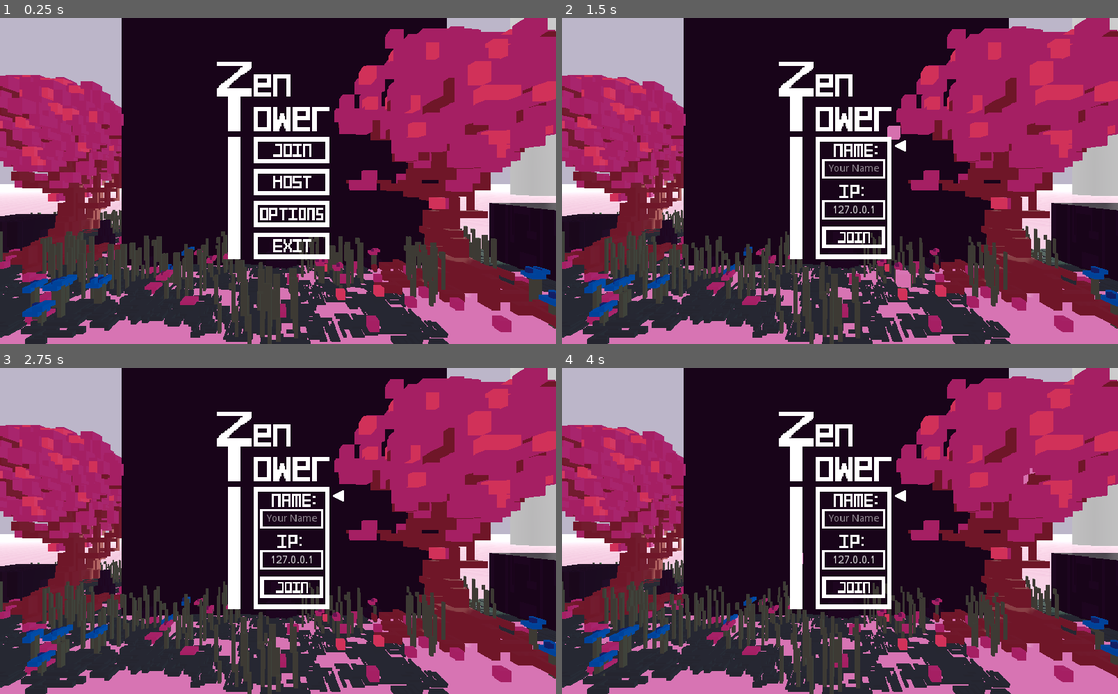
Above: before the commit, frames 1-4 (two rows, left to right).
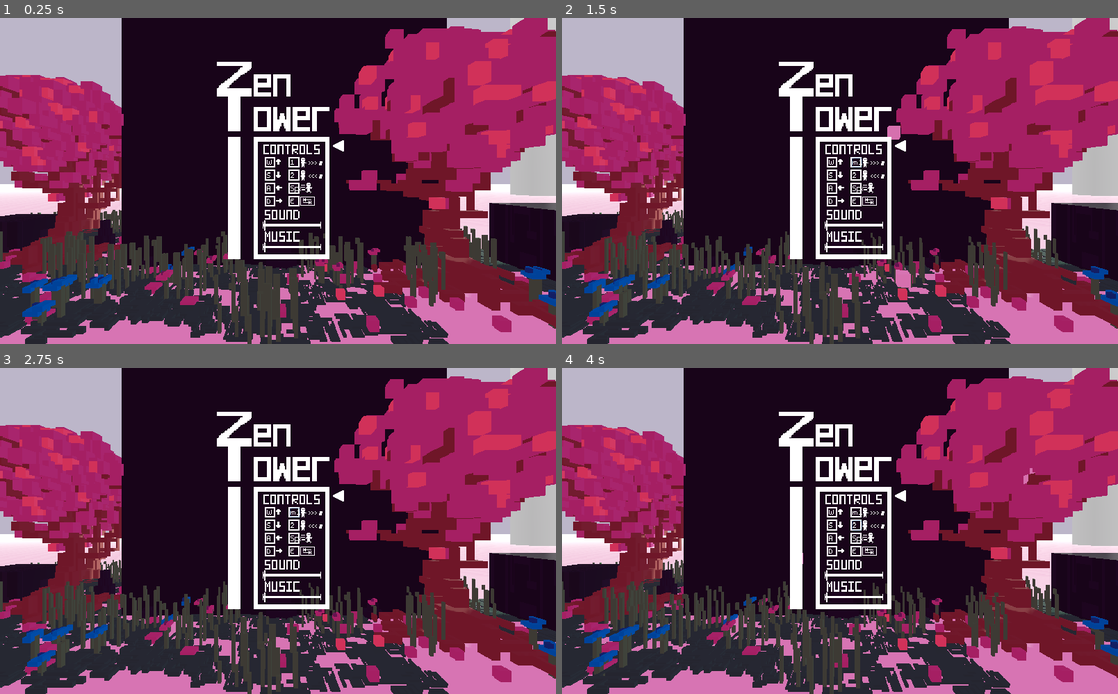
Above: after the commit, the same moments.

Repository: albielee/NSE_Challenge_Game
Game: Godot game, scene res://Menu/lobby.tscn
The game is run twice, just before and just after one commit, with the same random seed, the same clock (stepped at 60 frames per second) and the same inputs.
Inputs (mouse positions are in pixels of both pictures, inside the frame that each line leads up to):
- Up to frame 1 (0.25 s): no input
- Up to frame 2 (1.5 s): click (856, 161) at 0.5 s, where only the run after the commit has a clickable "1"; tap Enter at 1.25 s; move the mouse to (962, 164) at 1.27 s; hold D (move_right) from 1.28 s (still down); hold Space (move_dash) from 1.28 s (still down); click (962, 164) at 1.42 s
- Up to frame 3 (2.75 s): move the mouse to (166, 547) at 2.02 s; release D (move_right) at 2.03 s; release Space (move_dash) at 2.03 s; hold S (move_down) from 2.03 s (still down); right-click (166, 547) at 2.1 s
- Up to frame 4 (4 s): move the mouse to (895, 459) at 2.77 s; release S (move_down) at 2.78 s; press the mouse at (895, 459) at 2.78 s; hold D (move_right) 2.78-3.53 s; move the mouse to (812, 596) at 3.52 s; release the mouse at (812, 596) at 3.53 s; hold W (move_up) from 3.53 s (still down); tap Tab (scoreboard) at 3.6 s; click (812, 596) at 3.67 s

The runs differ from the first frame. In frame 1, 1.9% of the frame differs, in the area x 45-62%, y 37-72%; in frame 2, 1.5%; in frame 3, 1.5%; in frame 4, 1.5%.

Commit message:
Font update

Diff:
--- a/NSE_Challenge_Game/Controllers/RoundController.tscn
+++ b/NSE_Challenge_Game/Controllers/RoundController.tscn
@@ -11,6 +11,7 @@
 [ext_resource path="res://Assets/World/winmessage.png" type="Texture" id=9]
 [ext_resource path="res://Assets/World/losemessage.png" type="Texture" id=10]
 [ext_resource path="res://Assets/Menu/scoreboardPlayerRect.png" type="Texture" id=11]
+[ext_resource path="res://Menu/font.tres" type="DynamicFont" id=12]
 
 [sub_resource type="AtlasTexture" id=1]
 atlas = ExtResource( 2 )
@@ -314,35 +315,35 @@
 
 [sub_resource type="AtlasTexture" id=72]
 atlas = ExtResource( 7 )
+region = Rect2( 45, 0, 9, 12 )
+
+[sub_resource type="AtlasTexture" id=73]
+atlas = ExtResource( 7 )
+region = Rect2( 54, 0, 9, 12 )
+
+[sub_resource type="AtlasTexture" id=74]
+atlas = ExtResource( 7 )
+region = Rect2( 36, 0, 9, 12 )
+
+[sub_resource type="AtlasTexture" id=75]
+atlas = ExtResource( 7 )
+region = Rect2( 18, 0, 9, 12 )
+
+[sub_resource type="AtlasTexture" id=76]
+atlas = ExtResource( 7 )
+region = Rect2( 0, 0, 9, 12 )
+
+[sub_resource type="AtlasTexture" id=77]
+atlas = ExtResource( 7 )
+region = Rect2( 27, 0, 9, 12 )
+
+[sub_resource type="AtlasTexture" id=78]
+atlas = ExtResource( 7 )
+region = Rect2( 63, 0, 9, 12 )
+
+[sub_resource type="AtlasTexture" id=79]
+atlas = ExtResource( 7 )
 region = Rect2( 9, 0, 9, 12 )
-
-[sub_resource type="AtlasTexture" id=73]
-atlas = ExtResource( 7 )
-region = Rect2( 54, 0, 9, 12 )
-
-[sub_resource type="AtlasTexture" id=74]
-atlas = ExtResource( 7 )
-region = Rect2( 36, 0, 9, 12 )
-
-[sub_resource type="AtlasTexture" id=75]
-atlas = ExtResource( 7 )
-region = Rect2( 18, 0, 9, 12 )
-
-[sub_resource type="AtlasTexture" id=76]
-atlas = ExtResource( 7 )
-region = Rect2( 45, 0, 9, 12 )
-
-[sub_resource type="AtlasTexture" id=77]
-atlas = ExtResource( 7 )
-region = Rect2( 0, 0, 9, 12 )
-
-[sub_resource type="AtlasTexture" id=78]
-atlas = ExtResource( 7 )
-region = Rect2( 27, 0, 9, 12 )
-
-[sub_resource type="AtlasTexture" id=79]
-atlas = ExtResource( 7 )
-region = Rect2( 63, 0, 9, 12 )
 
 [sub_resource type="SpriteFrames" id=80]
 animations = [ {
@@ -353,42 +354,42 @@
 }, {
 "frames": [ SubResource( 72 ) ],
 "loop": true,
+"name": "6",
+"speed": 5.0
+}, {
+"frames": [ SubResource( 73 ) ],
+"loop": true,
+"name": "7",
+"speed": 5.0
+}, {
+"frames": [ SubResource( 74 ) ],
+"loop": true,
+"name": "5",
+"speed": 5.0
+}, {
+"frames": [ SubResource( 75 ) ],
+"loop": true,
+"name": "3",
+"speed": 5.0
+}, {
+"frames": [ SubResource( 76 ) ],
+"loop": true,
+"name": "1",
+"speed": 5.0
+}, {
+"frames": [ SubResource( 77 ) ],
+"loop": true,
+"name": "4",
+"speed": 5.0
+}, {
+"frames": [ SubResource( 78 ) ],
+"loop": true,
+"name": "8",
+"speed": 5.0
+}, {
+"frames": [ SubResource( 79 ) ],
+"loop": true,
 "name": "2",
-"speed": 5.0
-}, {
-"frames": [ SubResource( 73 ) ],
-"loop": true,
-"name": "7",
-"speed": 5.0
-}, {
-"frames": [ SubResource( 74 ) ],
-"loop": true,
-"name": "5",
-"speed": 5.0
-}, {
-"frames": [ SubResource( 75 ) ],
-"loop": true,
-"name": "3",
-"speed": 5.0
-}, {
-"frames": [ SubResource( 76 ) ],
-"loop": true,
-"name": "6",
-"speed": 5.0
-}, {
-"frames": [ SubResource( 77 ) ],
-"loop": true,
-"name": "1",
-"speed": 5.0
-}, {
-"frames": [ SubResource( 78 ) ],
-"loop": true,
-"name": "4",
-"speed": 5.0
-}, {
-"frames": [ SubResource( 79 ) ],
-"loop": true,
-"name": "8",
 "speed": 5.0
 } ]
 
@@ -429,6 +430,7 @@
 }
 
 [node name="PlayerScores" type="VBoxContainer" parent="Scoreboard"]
+visible = false
 margin_left = 141.0
 margin_top = 65.0
 margin_right = 229.0
@@ -457,32 +459,38 @@
 margin_bottom = 68.0
 
 [node name="PlayerNames" type="VBoxContainer" parent="Scoreboard"]
-margin_left = 9.0
-margin_top = 24.0
-margin_right = 145.0
-margin_bottom = 195.0
+margin_left = 12.0
+margin_top = 22.5
+margin_right = 148.0
+margin_bottom = 193.5
+rect_scale = Vector2( 0.7, 1 )
 __meta__ = {
 "_edit_use_anchors_": false
 }
 
 [node name="Player1" type="Label" parent="Scoreboard/PlayerNames"]
 margin_right = 136.0
-margin_bottom = 14.0
+margin_bottom = 13.0
+custom_fonts/font = ExtResource( 12 )
+text = "testt"
 
 [node name="Player2" type="Label" parent="Scoreboard/PlayerNames"]
-margin_top = 18.0
+margin_top = 17.0
 margin_right = 136.0
-margin_bottom = 32.0
+margin_bottom = 30.0
+custom_fonts/font = ExtResource( 12 )
 
 [node name="Player3" type="Label" parent="Scoreboard/PlayerNames"]
-margin_top = 36.0
+margin_top = 34.0
 margin_right = 136.0
-margin_bottom = 50.0
+margin_bottom = 47.0
+custom_fonts/font = ExtResource( 12 )
 
 [node name="Player4" type="Label" parent="Scoreboard/PlayerNames"]
-margin_top = 54.0
+margin_top = 51.0
 margin_right = 136.0
-margin_bottom = 68.0
+margin_bottom = 64.0
+custom_fonts/font = ExtResource( 12 )
 
 [node name="ResetButton" type="Button" parent="Scoreboard"]
 visible = false
--- /dev/null
+++ b/NSE_Challenge_Game/Menu/font.tres
@@ -0,0 +1,6 @@
+[gd_resource type="DynamicFont" load_steps=2 format=2]
+
+[ext_resource path="res://m5x7.ttf" type="DynamicFontData" id=1]
+
+[resource]
+font_data = ExtResource( 1 )
--- a/NSE_Challenge_Game/Menu/lobby.tscn
+++ b/NSE_Challenge_Game/Menu/lobby.tscn
@@ -44,6 +44,7 @@
 [ext_resource path="res://Sounds/menuPressed.wav" type="AudioStream" id=42]
 [ext_resource path="res://Sounds/menuPressedBack.wav" type="AudioStream" id=43]
 [ext_resource path="res://Sounds/startPressed.wav" type="AudioStream" id=44]
+[ext_resource path="res://Menu/font.tres" type="DynamicFont" id=45]
 
 [sub_resource type="AtlasTexture" id=1]
 atlas = ExtResource( 19 )
@@ -51,11 +52,11 @@
 
 [sub_resource type="AtlasTexture" id=2]
 atlas = ExtResource( 19 )
-region = Rect2( 0, 0, 16, 16 )
+region = Rect2( 32, 0, 16, 16 )
 
 [sub_resource type="AtlasTexture" id=3]
 atlas = ExtResource( 19 )
-region = Rect2( 32, 0, 16, 16 )
+region = Rect2( 0, 0, 16, 16 )
 
 [sub_resource type="SpriteFrames" id=4]
 animations = [ {
@@ -66,12 +67,12 @@
 }, {
 "frames": [ SubResource( 2 ) ],
 "loop": true,
-"name": "unfocused",
+"name": "focused",
 "speed": 5.0
 }, {
 "frames": [ SubResource( 3 ) ],
 "loop": true,
-"name": "focused",
+"name": "unfocused",
 "speed": 5.0
 } ]
 
@@ -113,11 +114,11 @@
 
 [sub_resource type="AtlasTexture" id=17]
 atlas = ExtResource( 27 )
-region = Rect2( 0, 0, 84, 26 )
+region = Rect2( 588, 0, 84, 26 )
 
 [sub_resource type="AtlasTexture" id=18]
 atlas = ExtResource( 27 )
-region = Rect2( 588, 0, 84, 26 )
+region = Rect2( 0, 0, 84, 26 )
 
 [sub_resource type="SpriteFrames" id=19]
 animations = [ {
@@ -128,12 +129,12 @@
 }, {
 "frames": [ SubResource( 17 ) ],
 "loop": true,
-"name": "unfocused",
+"name": "focused",
 "speed": 5.0
 }, {
 "frames": [ SubResource( 18 ) ],
 "loop": true,
-"name": "focused",
+"name": "unfocused",
 "speed": 5.0
 } ]
 
@@ -172,11 +173,11 @@
 region = Rect2( 0, 0, 105, 36 )
 
 [sub_resource type="AtlasTexture" id=31]
+atlas = ExtResource( 8 )
+region = Rect2( 0, 0, 105, 36 )
+
+[sub_resource type="AtlasTexture" id=32]
 atlas = ExtResource( 7 )
-region = Rect2( 0, 0, 105, 36 )
-
-[sub_resource type="AtlasTexture" id=32]
-atlas = ExtResource( 8 )
 region = Rect2( 0, 0, 105, 36 )
 
 [sub_resource type="SpriteFrames" id=33]
@@ -188,12 +189,12 @@
 }, {
 "frames": [ SubResource( 31 ) ],
 "loop": true,
-"name": "unfocused",
+"name": "focused",
 "speed": 30.0
 }, {
 "frames": [ SubResource( 32 ) ],
 "loop": true,
-"name": "focused",
+"name": "unfocused",
 "speed": 30.0
 } ]
 
@@ -222,11 +223,11 @@
 region = Rect2( 0, 0, 105, 36 )
 
 [sub_resource type="AtlasTexture" id=40]
+atlas = ExtResource( 8 )
+region = Rect2( 0, 0, 105, 36 )
+
+[sub_resource type="AtlasTexture" id=41]
 atlas = ExtResource( 7 )
-region = Rect2( 0, 0, 105, 36 )
-
-[sub_resource type="AtlasTexture" id=41]
-atlas = ExtResource( 8 )
 region = Rect2( 0, 0, 105, 36 )
 
 [sub_resource type="SpriteFrames" id=42]
@@ -238,12 +239,12 @@
 }, {
 "frames": [ SubResource( 40 ) ],
 "loop": true,
-"name": "unfocused",
+"name": "focused",
 "speed": 5.0
 }, {
 "frames": [ SubResource( 41 ) ],
 "loop": true,
-"name": "focused",
+"name": "unfocused",
 "speed": 5.0
 } ]
 
@@ -273,11 +274,11 @@
 
 [sub_resource type="AtlasTexture" id=49]
 atlas = ExtResource( 9 )
-region = Rect2( 0, 0, 105, 36 )
+region = Rect2( 735, 0, 105, 36 )
 
 [sub_resource type="AtlasTexture" id=50]
 atlas = ExtResource( 9 )
-region = Rect2( 735, 0, 105, 36 )
+region = Rect2( 0, 0, 105, 36 )
 
 [sub_resource type="SpriteFrames" id=51]
 animations = [ {
@@ -288,13 +289,13 @@
 }, {
 "frames": [ SubResource( 49 ) ],
 "loop": true,
+"name": "focused",
+"speed": 5.0
+}, {
+"frames": [ SubResource( 50 ) ],
+"loop": true,
 "name": "unfocused",
 "speed": 30.0
-}, {
-"frames": [ SubResource( 50 ) ],
-"loop": true,
-"name": "focused",
-"speed": 5.0
 } ]
 
 [sub_resource type="AtlasTexture" id=52]
@@ -323,11 +324,11 @@
 
 [sub_resource type="AtlasTexture" id=58]
 atlas = ExtResource( 10 )
-region = Rect2( 0, 0, 105, 36 )
+region = Rect2( 735, 0, 105, 36 )
 
 [sub_resource type="AtlasTexture" id=59]
 atlas = ExtResource( 10 )
-region = Rect2( 735, 0, 105, 36 )
+region = Rect2( 0, 0, 105, 36 )
 
 [sub_resource type="SpriteFrames" id=60]
 animations = [ {
@@ -338,12 +339,12 @@
 }, {
 "frames": [ SubResource( 58 ) ],
 "loop": true,
-"name": "unfocused",
+"name": "focused",
 "speed": 5.0
 }, {
 "frames": [ SubResource( 59 ) ],
 "loop": true,
-"name": "focused",
+"name": "unfocused",
 "speed": 5.0
 } ]
 
@@ -373,11 +374,11 @@
 
 [sub_resource type="AtlasTexture" id=67]
 atlas = ExtResource( 12 )
-region = Rect2( 0, 0, 105, 36 )
+region = Rect2( 735, 0, 105, 36 )
 
 [sub_resource type="AtlasTexture" id=68]
 atlas = ExtResource( 12 )
-region = Rect2( 735, 0, 105, 36 )
+region = Rect2( 0, 0, 105, 36 )
 
 [sub_resource type="SpriteFrames" id=69]
 animations = [ {
@@ -388,12 +389,12 @@
 }, {
 "frames": [ SubResource( 67 ) ],
 "loop": true,
-"name": "unfocused",
+"name": "focused",
 "speed": 5.0
 }, {
 "frames": [ SubResource( 68 ) ],
 "loop": true,
-"name": "focused",
+"name": "unfocused",
 "speed": 5.0
 } ]
 
@@ -685,6 +686,7 @@
 custom_styles/cursor_unfocused = SubResource( 8 )
 custom_styles/selected = SubResource( 9 )
 custom_styles/bg = SubResource( 10 )
+custom_fonts/font = ExtResource( 45 )
 __meta__ = {
 "_edit_use_anchors_": false
 }
@@ -727,15 +729,17 @@
 pitch_scale = 1.36
 bus = "Sounds"
 
-[node name="RoundTime" type="LineEdit" parent="Lobby/Players"]
-margin_left = 144.547
-margin_top = 144.963
-margin_right = 192.547
-margin_bottom = 158.963
+[node name="BestOf" type="LineEdit" parent="Lobby/Players"]
+margin_left = 138.782
+margin_top = 174.046
+margin_right = 198.782
+margin_bottom = 188.046
 size_flags_horizontal = 2
 size_flags_vertical = 2
 custom_styles/focus = SubResource( 20 )
 custom_styles/normal = SubResource( 20 )
+custom_fonts/font = ExtResource( 45 )
+text = "5"
 align = 1
 max_length = 2
 __meta__ = {
@@ -743,10 +747,10 @@
 }
 
 [node name="RoundNumber" type="LineEdit" parent="Lobby/Players"]
-margin_left = 143.839
-margin_top = 185.268
-margin_right = 191.839
-margin_bottom = 199.268
+margin_left = 221.782
+margin_top = 190.046
+margin_right = 269.782
+margin_bottom = 204.046
 size_flags_horizontal = 2
 size_flags_vertical = 2
 custom_styles/focus = SubResource( 20 )
@@ -813,6 +817,7 @@
 custom_styles/read_only = SubResource( 21 )
 custom_styles/focus = SubResource( 22 )
 custom_styles/normal = SubResource( 23 )
+custom_fonts/font = ExtResource( 45 )
 text = "127.0.0.1"
 align = 1
 max_length = 15
@@ -831,6 +836,7 @@
 size_flags_vertical = 2
 custom_styles/focus = SubResource( 20 )
 custom_styles/normal = SubResource( 24 )
+custom_fonts/font = ExtResource( 45 )
 align = 1
 max_length = 8
 placeholder_text = "Your Name"
@@ -929,6 +935,7 @@
 texture = ExtResource( 22 )
 
 [node name="Main" type="Panel" parent="Lobby/Menu"]
+visible = false
 margin_left = 472.0
 margin_top = 240.0
 margin_right = 472.0
@@ -981,6 +988,7 @@
 }
 
 [node name="Anim" type="AnimatedSprite" parent="Lobby/Menu/Main/HostButton"]
+position = Vector2( -0.218201, -0.454498 )
 frames = SubResource( 51 )
 animation = "unfocused"
 centered = false
@@ -1077,6 +1085,7 @@
 custom_styles/read_only = SubResource( 21 )
 custom_styles/focus = SubResource( 22 )
 custom_styles/normal = SubResource( 23 )
+custom_fonts/font = ExtResource( 45 )
 text = "127.0.0.1"
 align = 1
 max_length = 15
@@ -1123,6 +1132,7 @@
 size_flags_vertical = 2
 custom_styles/focus = SubResource( 20 )
 custom_styles/normal = SubResource( 24 )
+custom_fonts/font = ExtResource( 45 )
 align = 1
 max_length = 8
 placeholder_text = "Your Name"
@@ -1168,7 +1178,6 @@
 bus = "Sounds"
 
 [node name="Options" type="Panel" parent="Lobby/Menu"]
-visible = false
 margin_left = 384.0
 margin_top = 192.0
 margin_right = 384.0
@@ -1219,8 +1228,11 @@
 }
 
 [node name="Label" type="Label" parent="Lobby/Menu/Options/Button1"]
-margin_right = 40.0
-margin_bottom = 14.0
+margin_left = 1.99982
+margin_top = -1.0
+margin_right = 41.9998
+margin_bottom = 13.0
+custom_fonts/font = ExtResource( 45 )
 __meta__ = {
 "_edit_use_anchors_": false
 }
@@ -1237,8 +1249,11 @@
 }
 
 [node name="Label" type="Label" parent="Lobby/Menu/Options/Button2"]
-margin_right = 40.0
-margin_bottom = 14.0
+margin_left = 0.999817
+margin_top = -1.00049
+margin_right = 40.9998
+margin_bottom = 12.9995
+custom_fonts/font = ExtResource( 45 )
 __meta__ = {
 "_edit_use_anchors_": false
 }
@@ -1255,8 +1270,11 @@
 }
 
 [node name="Label" type="Label" parent="Lobby/Menu/Options/Button3"]
-margin_right = 40.0
-margin_bottom = 14.0
+margin_left = 0.999817
+margin_top = -1.00049
+margin_right = 40.9998
+margin_bottom = 12.9995
+custom_fonts/font = ExtResource( 45 )
 __meta__ = {
 "_edit_use_anchors_": false
 }
@@ -1273,8 +1291,11 @@
 }
 
 [node name="Label" type="Label" parent="Lobby/Menu/Options/Button4"]
-margin_right = 40.0
-margin_bottom = 14.0
+margin_left = 0.999817
+margin_top = -1.0005
+margin_right = 40.9998
+margin_bottom = 12.9995
+custom_fonts/font = ExtResource( 45 )
 __meta__ = {
 "_edit_use_anchors_": false
 }
@@ -1291,8 +1312,11 @@
 }
 
 [node name="Label" type="Label" parent="Lobby/Menu/Options/Button5"]
-margin_right = 40.0
-margin_bottom = 14.0
+margin_left = 0.999817
+margin_top = -1.0
+margin_right = 40.9998
+margin_bottom = 13.0
+custom_fonts/font = ExtResource( 45 )
 __meta__ = {
 "_edit_use_anchors_": false
 }
@@ -1309,8 +1333,11 @@
 }
 
 [node name="Label" type="Label" parent="Lobby/Menu/Options/Button6"]
-margin_right = 40.0
-margin_bottom = 14.0
+margin_left = 0.999817
+margin_top = -1.00049
+margin_right = 40.9998
+margin_bottom = 12.9995
+custom_fonts/font = ExtResource( 45 )
 __meta__ = {
 "_edit_use_anchors_": false
 }
@@ -1327,8 +1354,11 @@
 }
 
 [node name="Label" type="Label" parent="Lobby/Menu/Options/Button7"]
-margin_right = 14.0
-margin_bottom = 14.0
+margin_left = 0.999817
+margin_top = -1.00049
+margin_right = 14.9998
+margin_bottom = 12.9995
+custom_fonts/font = ExtResource( 45 )
 clip_text = true
 __meta__ = {
 "_edit_use_anchors_": false
@@ -1346,8 +1376,11 @@
 }
 
 [node name="Label" type="Label" parent="Lobby/Menu/Options/Button8"]
-margin_right = 12.0
-margin_bottom = 14.0
+margin_left = 0.999817
+margin_top = -1.0005
+margin_right = 12.9998
+margin_bottom = 12.9995
+custom_fonts/font = ExtResource( 45 )
 __meta__ = {
 "_edit_use_anchors_": false
 }
Not shown: 1 places in NSE_Challenge_Game/Controllers/RoundController.tscn that only renumber resources
Not shown: 1 places in NSE_Challenge_Game/Menu/lobby.tscn that only renumber resources
Binary file added: NSE_Challenge_Game/m5x7.ttf
